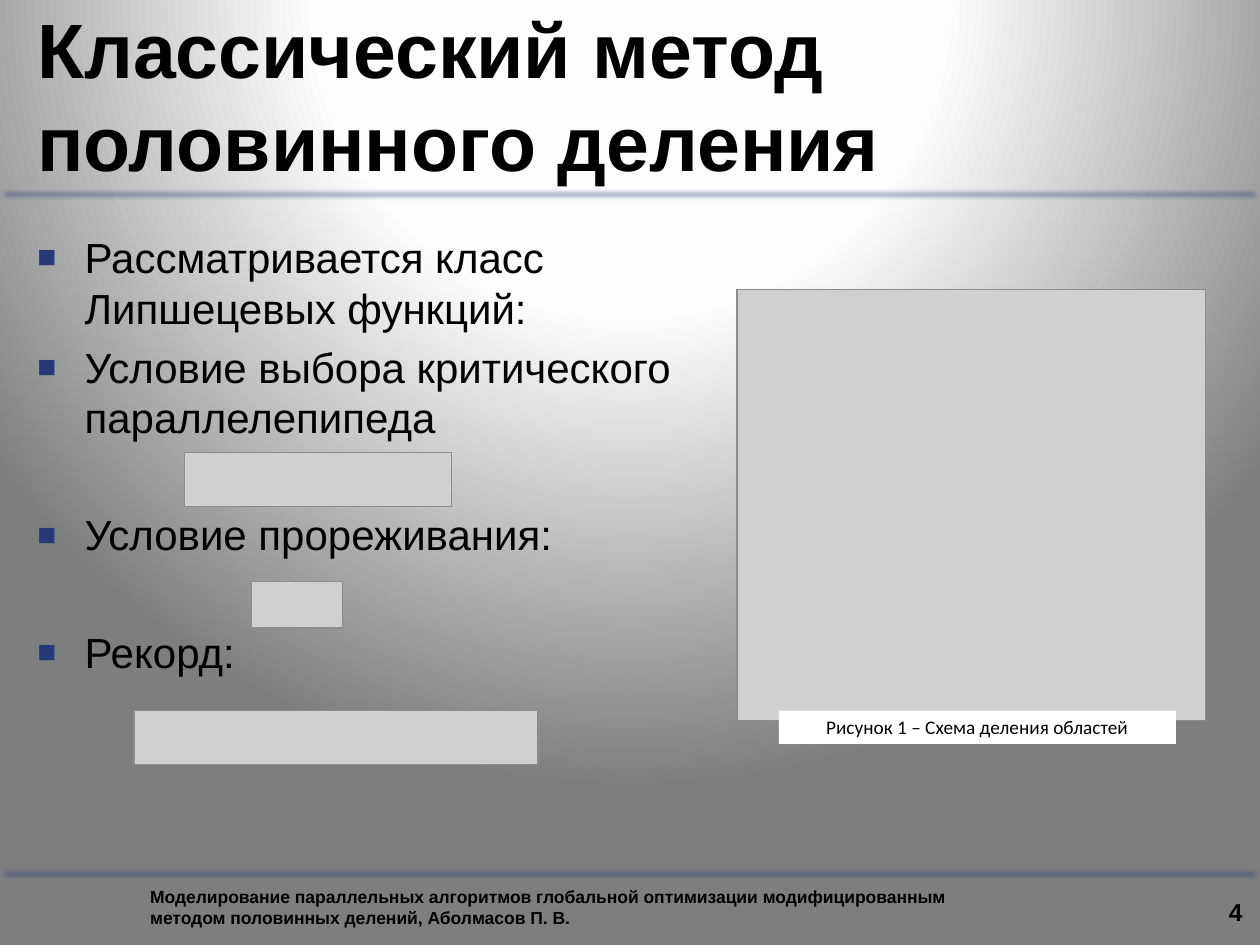
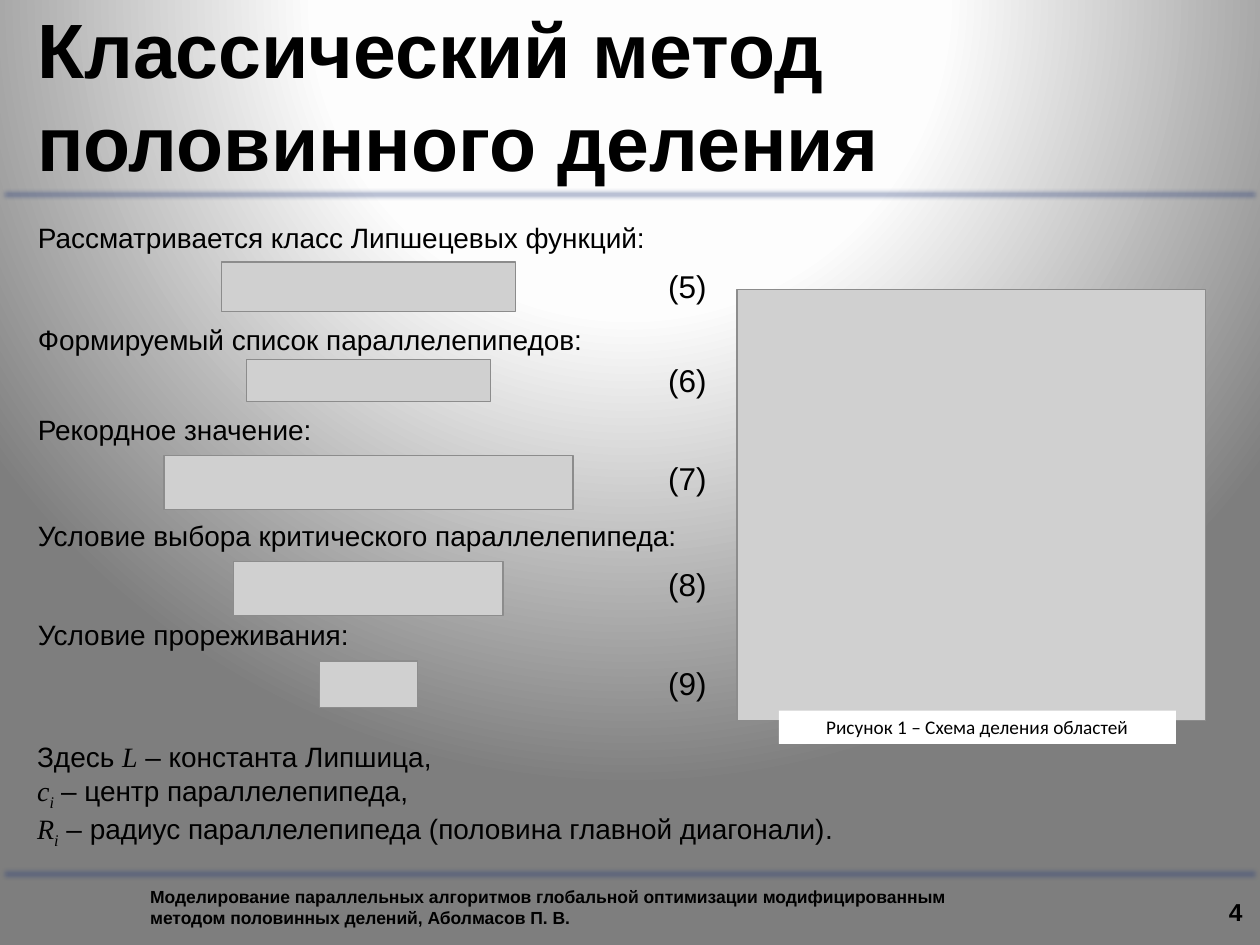
Before and after one commit to graf-abolmasov/PGraph, a slide deck: slide 4 of documentation/Презентация.pptx. Drawn at 1260x945 pixels with LibreOffice and Linux fonts; fonts in the diff are those of the drawing; grey boxes stand for pictures; background and template pictures are left out. Boxes give left, top, right and bottom in pixels: in the first picture for what was removed or moved away, otherwise in the second. Text is boxed around its words. In the diff, an @@ line names an element or a change of style, - is before the commit and + after.

```diff
--- a/documentation/Презентация.pptx
+++ b/documentation/Презентация.pptx
@@ text added at box(38, 226, 645, 253), 16 pt, text #000000 @@
+Рассматривается класс Липшецевых функций:
@@ text removed at box(85, 240, 671, 677) @@
-■ Рассматривается класс Липшецевых функций:
-■ Условие выбора критического параллелепипеда
-■ Условие прореживания:
-■ Рекорд:
@@ picture added at box(222, 262, 515, 311) @@
@@ text added at box(668, 275, 706, 304), 18 pt, text #000000 @@
+(5)
@@ text added at box(38, 329, 582, 355), 16 pt, text #000000 @@
+Формируемый список параллелепипедов:
@@ picture added at box(247, 359, 490, 402) @@
@@ text added at box(668, 369, 706, 398), 18 pt, text #000000 @@
+(6)
@@ text added at box(38, 420, 311, 445), 16 pt, text #000000 @@
+Рекордное значение:
@@ picture: place and size @@
-picture at box(184, 452, 451, 507)
+picture at box(164, 456, 573, 510)
@@ text added at box(668, 467, 706, 496), 18 pt, text #000000 @@
+(7)
@@ text added at box(38, 525, 676, 551), 16 pt, text #000000 @@
+Условие выбора критического параллелепипеда:
@@ picture added at box(233, 562, 503, 616) @@
@@ picture removed at box(252, 582, 343, 629) @@
@@ text added at box(668, 573, 706, 602), 18 pt, text #000000 @@
+(8)
@@ text added at box(38, 626, 348, 650), 16 pt, text #000000 @@
+Условие прореживания:
@@ picture added at box(320, 662, 418, 708) @@
@@ text added at box(668, 672, 706, 701), 18 pt, text #000000 @@
+(9)
@@ picture removed at box(134, 711, 538, 765) @@
@@ text added at box(37, 747, 833, 844), 16 pt, text #000000 @@
+Здесь L – константа Липшица,
+сi – центр параллелепипеда,
+Ri – радиус параллелепипеда (половина главной диагонали).
```
Also in this commit, not shown: 10 other slides changed, 1 slide added, 1 other file.
